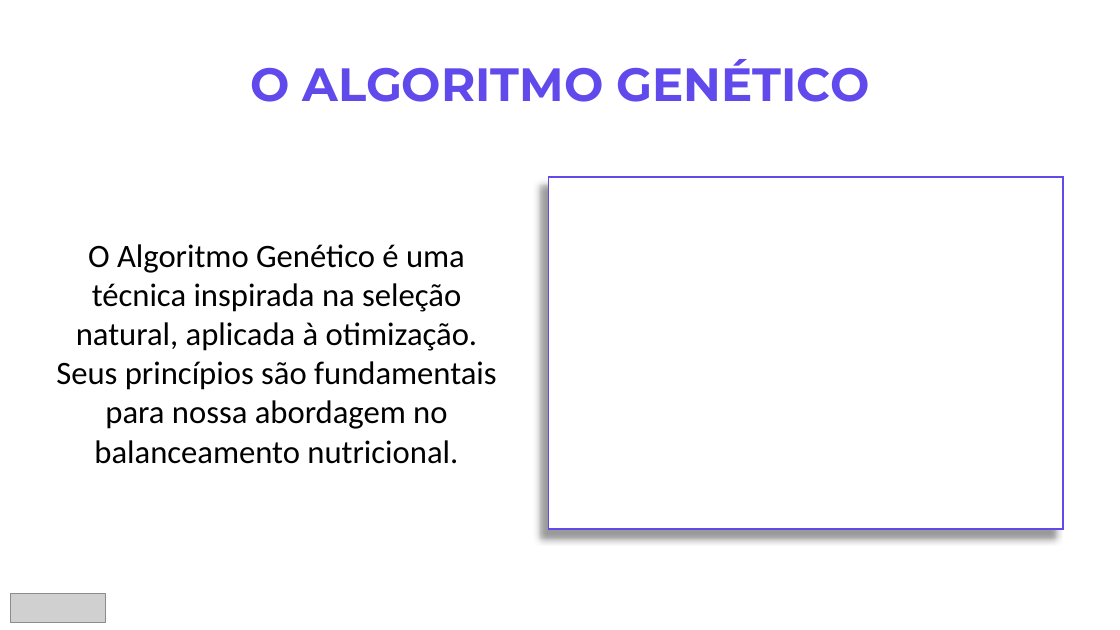
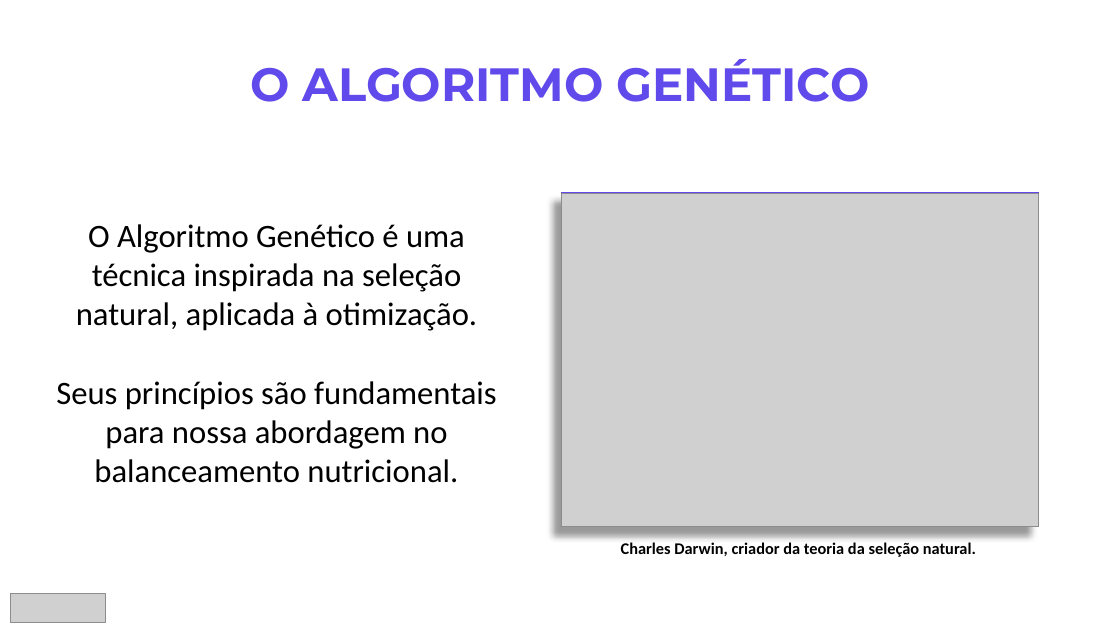
Before and after one commit to laylith/balanceadorNutricional, a slide deck: slide 3 of Documentação/Prática Extensionista.pptx. Drawn at 1120x630 pixels with LibreOffice and Linux fonts; fonts in the diff are those of the drawing; grey boxes stand for pictures; background and template pictures are left out. Boxes give left, top, right and bottom in pixels: in the first picture for what was removed or moved away, otherwise in the second. Text is boxed around its words. In the diff, an @@ line names an element or a change of style, - is before the commit and + after.

```diff
--- a/Documentação/Prática Extensionista.pptx
+++ b/Documentação/Prática Extensionista.pptx
@@ rectangle: place and size @@
-rectangle at box(549, 177, 1063, 529)
+rectangle at box(562, 193, 1038, 527)
@@ picture added at box(562, 193, 1038, 527) @@
@@ text at box(56, 224, 497, 483): text changed @@
-O Algoritmo Genético é uma técnica inspirada na seleção natural, aplicada à otimização. Seus princípios são fundamentais para nossa abordagem no balanceamento nutricional.
+O Algoritmo Genético é uma técnica inspirada na seleção natural, aplicada à otimização.
+Seus princípios são fundamentais para nossa abordagem no balanceamento nutricional.
@@ text added at box(621, 542, 976, 557), 14 pt, text #000000, bold @@
+Charles Darwin, criador da teoria da seleção natural.
```
Also in this commit, not shown: 8 other slides changed, 1 other file.
